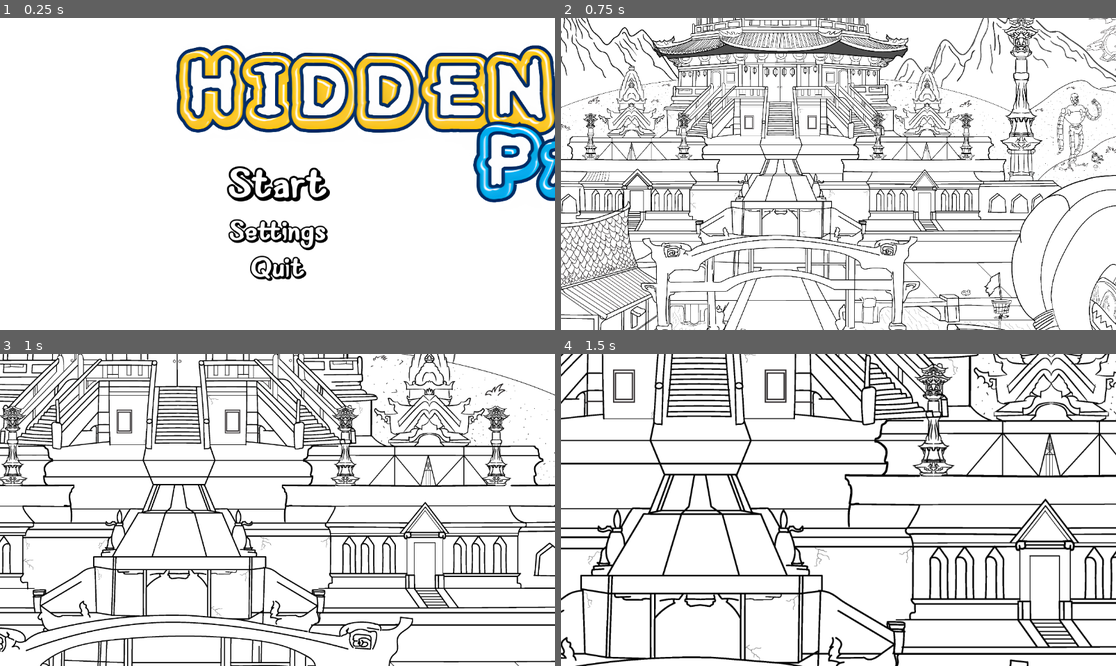
Above: before the commit, frames 1-4 (two rows, left to right).
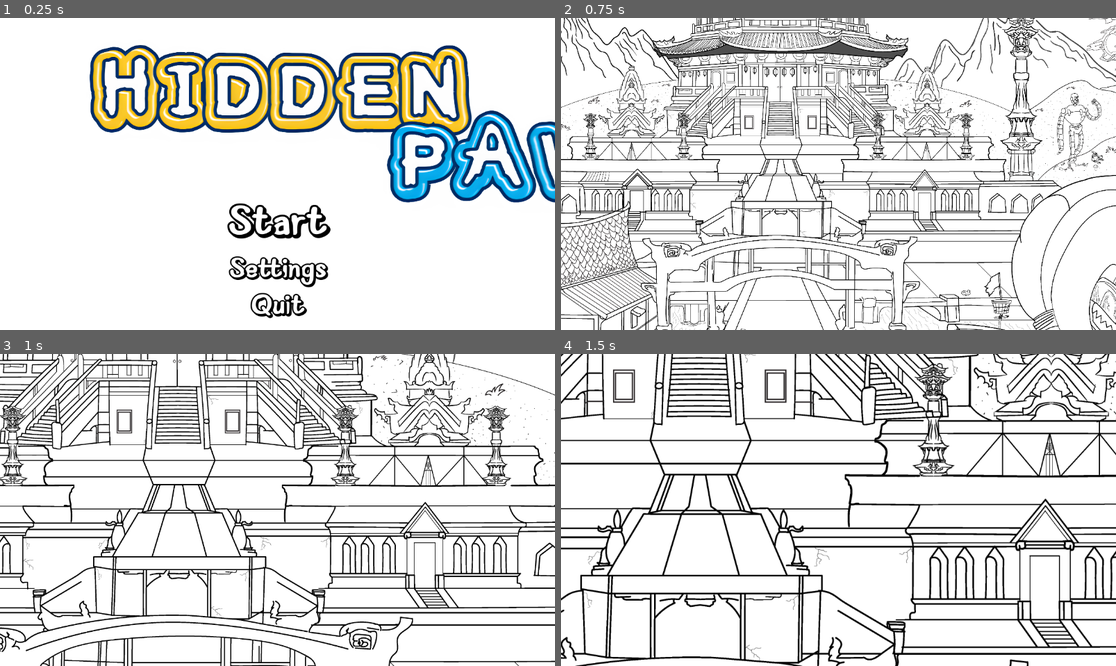
Above: after the commit, the same moments.

Repository: Wpan0n/_HiddenPaws_
Game: Godot game, scene res://scences/main_menu.tscn
Same seed, same stepped clock (60 frames per second), same inputs: the game is played once before the commit and once after it.
Inputs (mouse positions are in pixels of both pictures, inside the frame that each line leads up to):
- Up to frame 1 (0.25 s): no input
- Up to frame 2 (0.75 s): click "Start" at 0.5 s
- Up to frame 3 (1 s): no input
- Up to frame 4 (1.5 s): move the mouse to (960, 494) at 1.27 s; click (960, 494) at 1.42 s

The runs differ from the first frame. In frame 1, 25% of the frame differs, in the area x 16-100%, y 8-97%; in frame 2, nothing differs; in frame 3, nothing differs; in frame 4, nothing differs.

Commit message:
Title Position change, fullscreen testing

Diff:
--- a/Scripts/options_menu.gd
+++ b/Scripts/options_menu.gd
@@ -5,6 +5,7 @@
 var audio_server = Engine.get_singleton("AudioServer")
 var level_music: AudioStream
 var level_music_player: AudioStreamPlayer
+
 
 # Called when the node enters the scene tree for the first time.
 func _ready():
@@ -80,4 +81,4 @@
 	if toggled_on == true:
 		DisplayServer.window_set_mode(DisplayServer.WINDOW_MODE_WINDOWED)
 	else:
-		DisplayServer.window_set_mode(DisplayServer.WINDOW_MODE_FULLSCREEN)
+		DisplayServer.window_set_mode(DisplayServer.WINDOW_MODE_WINDOWED)
--- a/project.godot
+++ b/project.godot
@@ -21,5 +21,6 @@
 
 [display]
 
+window/size/mode=3
 window/size/initial_position_type=2
 mouse_cursor/custom_image="res://assets/pawcursor32.png"
--- a/scences/main_menu.tscn
+++ b/scences/main_menu.tscn
@@ -30,10 +30,10 @@
 anchor_top = 0.5
 anchor_right = 0.5
 anchor_bottom = 0.5
-offset_left = -36.0
-offset_top = 54.0
-offset_right = 36.0
-offset_bottom = 158.0
+offset_left = -101.0
+offset_top = -67.0
+offset_right = 102.0
+offset_bottom = 434.0
 grow_horizontal = 2
 grow_vertical = 2
 
@@ -76,7 +76,7 @@
 text = "Quit"
 
 [node name="Sprite2D" type="Sprite2D" parent="."]
-position = Vector2(984, 219)
+position = Vector2(805, 219)
 scale = Vector2(0.422056, 0.422056)
 texture = ExtResource("4_lkhfy")
 
--- a/scences/options_menu.tscn
+++ b/scences/options_menu.tscn
@@ -1,16 +1,13 @@
-[gd_scene load_steps=9 format=3 uid="uid://dtqnn4evowgyk"]
+[gd_scene load_steps=7 format=3 uid="uid://dtqnn4evowgyk"]
 
 [ext_resource type="FontFile" uid="uid://c2ep0aaegexyu" path="res://assets/fonts/Nabana-ShadowBold - DEMO.ttf" id="1_3yxio"]
 [ext_resource type="Script" path="res://Scripts/options_menu.gd" id="1_s0d8h"]
 [ext_resource type="Texture2D" uid="uid://d1aslvpnqdwtf" path="res://assets/image-256x254-removebg-preview (1) (3).png" id="3_kumj3"]
 [ext_resource type="Script" path="res://Scripts/AudioOptions.gd" id="3_ssu5k"]
 [ext_resource type="Theme" uid="uid://bbvq4quc60gam" path="res://assets/themes/Default_Theme.tres" id="5_ugnno"]
-[ext_resource type="ButtonGroup" uid="uid://b5cyrfedtgwmi" path="res://settings1_button_group.tres" id="6_vot3e"]
 
 [sub_resource type="SystemFont" id="SystemFont_vh322"]
 font_names = PackedStringArray("Impact")
-
-[sub_resource type="ButtonGroup" id="ButtonGroup_e5nux"]
 
 [node name="Options_Menu" type="Control"]
 layout_mode = 3
@@ -162,22 +159,19 @@
 [node name="Fullscreen" type="CheckBox" parent="Checks"]
 layout_mode = 2
 theme = ExtResource("5_ugnno")
-button_group = ExtResource("6_vot3e")
+button_pressed = true
 
 [node name="Borderless" type="CheckBox" parent="Checks"]
 layout_mode = 2
 theme = ExtResource("5_ugnno")
-button_group = ExtResource("6_vot3e")
 
 [node name="Windowed" type="CheckBox" parent="Checks"]
 layout_mode = 2
 theme = ExtResource("5_ugnno")
-button_group = ExtResource("6_vot3e")
 
 [node name="VSync" type="CheckBox" parent="Checks"]
 layout_mode = 2
 theme = ExtResource("5_ugnno")
-button_group = SubResource("ButtonGroup_e5nux")
 
 [node name="VBoxContainer" type="VBoxContainer" parent="."]
 layout_mode = 1
